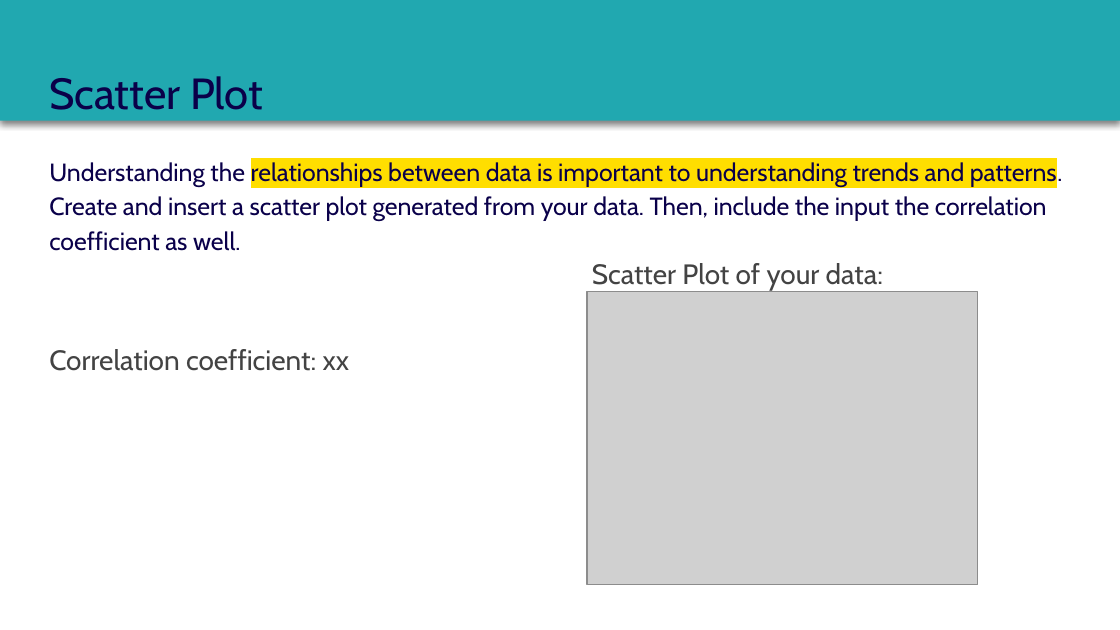
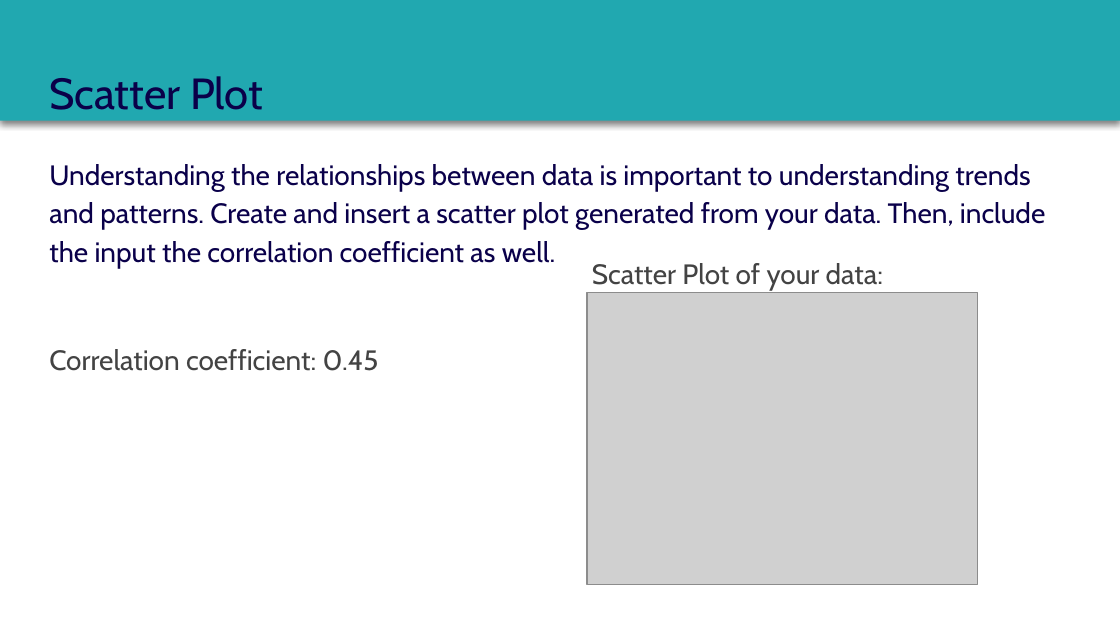
Before and after one commit to dennislamcv1/MetaMarketingAnalytics, a slide deck: slide 6 of Statistics for Marketing/Course 3 Capstone Deck.pptx (slide 7 before the commit). Drawn at 1120x630 pixels with LibreOffice and Linux fonts; fonts in the diff are those of the drawing; grey boxes stand for pictures. Boxes give left, top, right and bottom in pixels: in the first picture for what was removed or moved away, otherwise in the second. Text is boxed around its words. In the diff, an @@ line names an element or a change of style, - is before the commit and + after.

```diff
--- a/Statistics for Marketing/Course 3 Capstone Deck.pptx
+++ b/Statistics for Marketing/Course 3 Capstone Deck.pptx
@@ text "Understanding the relationships between data ..." at [49,164,1045,269]: size 16 to 18 pt; highlight #FFDE00 to none in "relationships between data is important to understanding ..." @@
@@ text at [49,349,379,371]: text changed @@
-Correlation coefficient: xx
+Correlation coefficient: 0.45
```
Also in this commit, not shown: 14 other slides changed, 1 slide removed, 7 other files.
